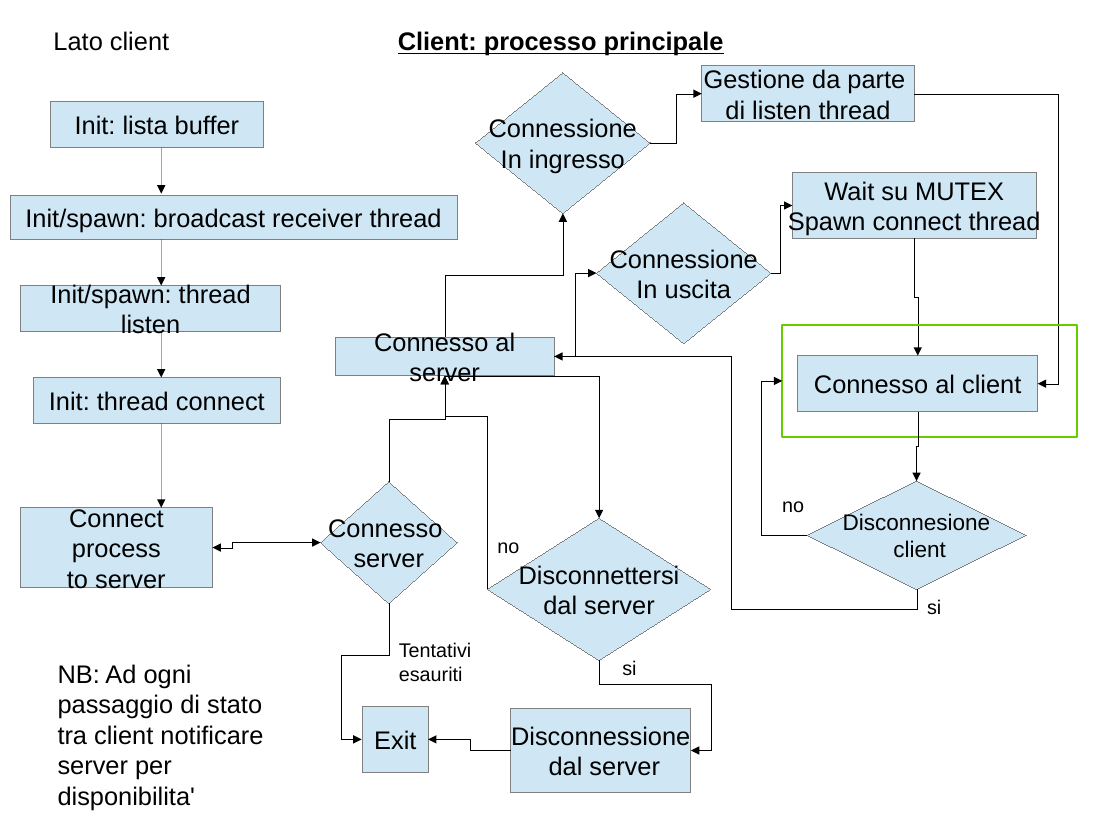
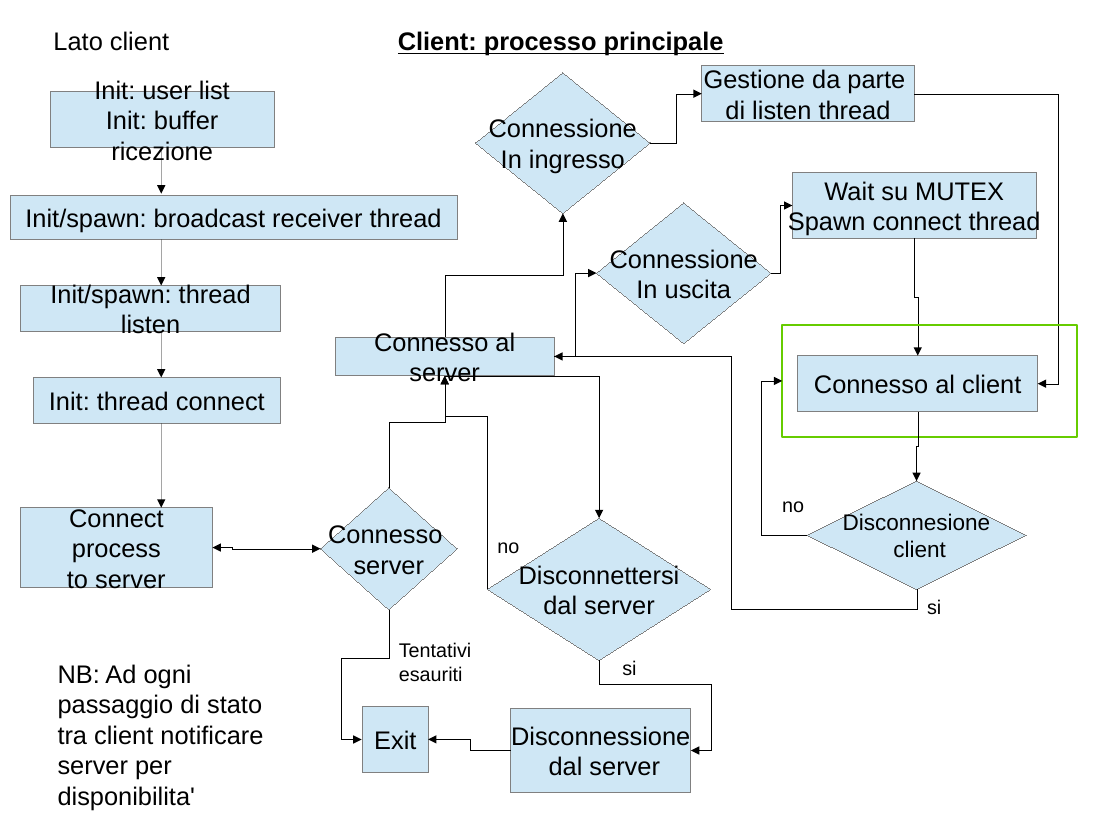
Before and after one commit to polyc/talk-service, a slide deck: slide 5 of SO_projectDiagram.odp. Drawn at 1120x840 pixels with LibreOffice and Linux fonts; fonts in the diff are those of the drawing. Boxes give left, top, right and bottom in pixels: in the first picture for what was removed or moved away, otherwise in the second. Text is boxed around its words. In the diff, an @@ line names an element or a change of style, - is before the commit and + after.

```diff
--- a/SO_projectDiagram.odp
+++ b/SO_projectDiagram.odp
@@ rectangle "Init: user list": place and size @@
-rectangle "Init: user list" at box(50, 102, 263, 147)
+rectangle "Init: user list" at box(50, 91, 274, 147)
@@ text in rectangle at box(94, 78, 230, 165): text changed @@
-Init: lista buffer
+Init: user list
+Init: buffer ricezione
@@ elbow arrow moved from (389, 482) - (445, 376) to (389, 488) - (445, 376) @@
@@ diamond "Connesso": place and size @@
-diamond "Connesso" at box(320, 482, 457, 604)
+diamond "Connesso" at box(320, 488, 457, 610)
@@ elbow double arrow moved from (212, 548) - (321, 543) to (212, 548) - (321, 549) @@
@@ elbow arrow moved from (389, 604) - (362, 740) to (389, 610) - (362, 740) @@
```
Also in this commit, not shown: 1 other slide changed.
